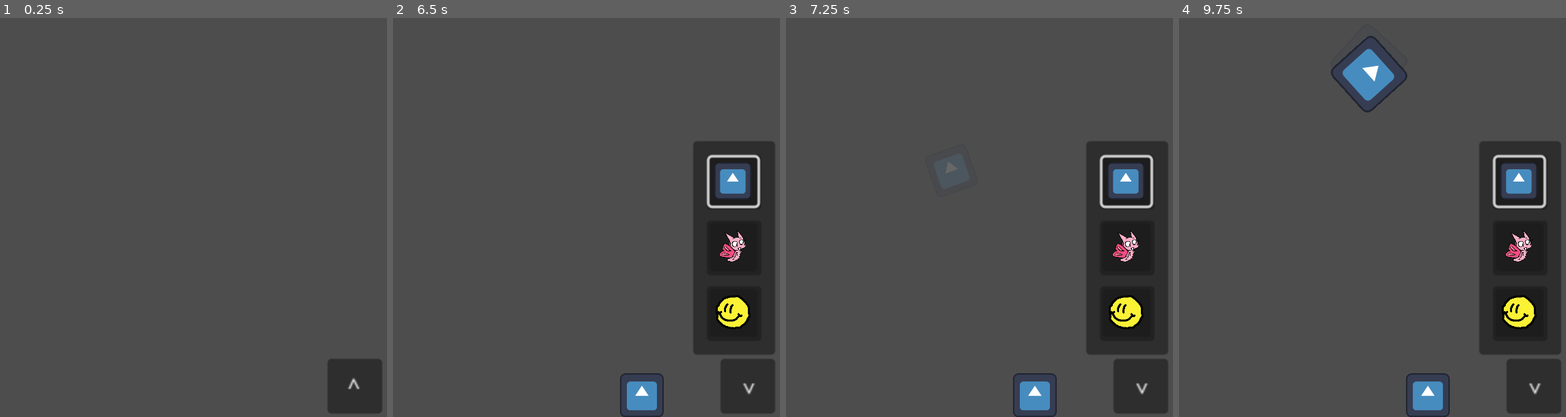
Above: before the commit, frames 1-4 (left to right).
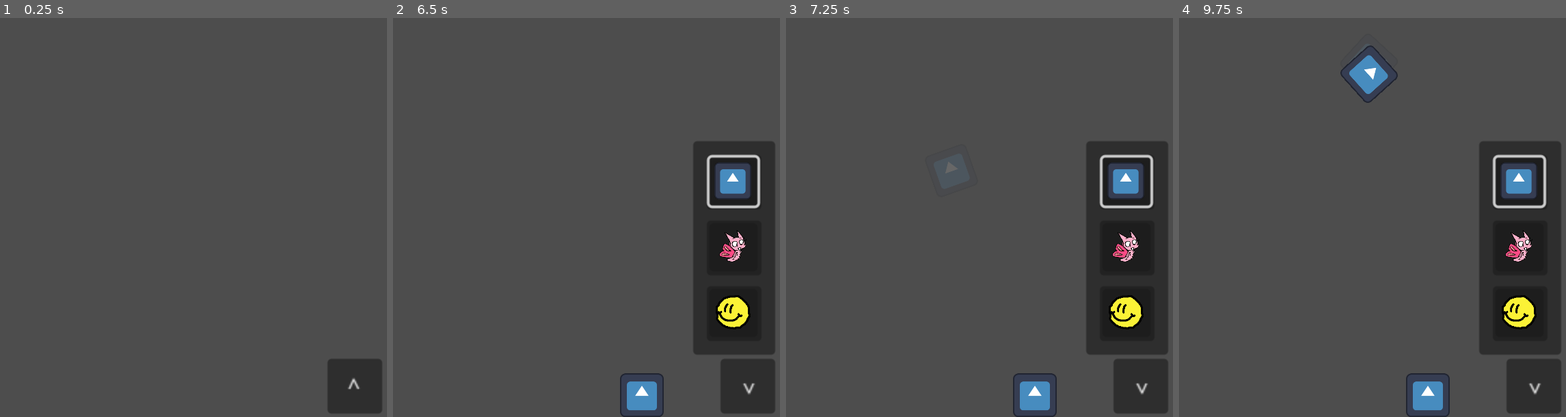
Above: after the commit, the same moments.

Repository: tsislilac/Desktop-Sandbox-Project---Godot-4.5
Game: Godot game, scene res://game/scenes/world.tscn
Same seed, same stepped clock (60 frames per second), same inputs: the game is played once before the commit and once after it. The engine's default icon, where the game draws it, is replaced by a stand-in: a white triangle on a blue panel in a dark square.
Inputs (mouse positions are in pixels of both pictures, inside the frame that each line leads up to):
- Up to frame 1 (0.25 s): no input
- Up to frame 2 (6.5 s): click "^" at 0.5 s; click (733, 181) at 1.27 s; tap Enter at 2, 4.25, 5.75 s; move the mouse to (640, 145) at 2.02 s; press the mouse at (640, 145) at 2.03 s; hold E (rotate right) 2.03-2.78 s; move the mouse to (640, 313) at 2.77 s; release the mouse at (640, 313) at 2.78 s; hold Q (rotate left) 2.78-3.53 s; right-click (640, 313) at 2.85 s; tap Space at 3.5, 5 s; move the mouse to (582, 61) at 3.52 s; hold Mouse wheel down (dec_size) 3.53-4.28 s; hold E (rotate right) 3.53-5.03 s; move the mouse to (509, 269) at 4.27 s; tap Mouse wheel up (inc_size) at 4.35 s; move the mouse to (683, 245) at 5.02 s; hold Shift (smooth move) 5.03-5.78 s; hold Q (rotate left) from 5.03 s (still down); move the mouse to (outside the picture) at 5.77 s; click (outside the picture) at 5.85 s
- Up to frame 3 (7.25 s): keep holding Q (rotate left); tap Space at 6.5 s; move the mouse to (952, 169) at 6.52 s; hold Right mouse button (Rclick) from 6.53 s (still down)
- Up to frame 4 (9.75 s): move the mouse to (1244, 45) at 7.27 s; release Q (rotate left) at 7.28 s; release Right mouse button (Rclick) at 7.28 s; hold E (rotate right) 7.28-9.53 s; tap Mouse wheel down (dec_size) at 7.35 s; move the mouse to (1426, 145) at 8.02 s; hold Mouse wheel up (inc_size) 8.03-8.78 s; move the mouse to (1221, 193) at 8.77 s; tap Shift (smooth move) at 8.85 s; move the mouse to (1368, 61) at 9.52 s; press the mouse at (1368, 61) at 9.53 s; hold Q (rotate left) from 9.53 s (still down)

Frames 1-3 are identical in both runs. In frame 4, 0.9% of the frame differs, in the area x 39-60%, y 4-24%.

Commit message:
small changes
-fixed a bug with the item_preview node not updating its h_flip value when selecting a new object from the menu
-modified global scaling factor

Diff:
--- a/game/scripts/global.gd
+++ b/game/scripts/global.gd
@@ -7,7 +7,7 @@
 
 @export var default_windowed_size: Vector2i = Vector2i(1080,1080)
 
-@export var default_scale: float = 0.25
+@export var default_scale: float = 0.5
 
 @export var default_texture: Texture2D = load("res://game/resources/sprites/300px-Debugempty.png")
 
--- a/game/scripts/scenes/item_preview.gd
+++ b/game/scripts/scenes/item_preview.gd
@@ -30,6 +30,7 @@
 				world._item_spawn(item_spawning_scene,position, Vector2(size*x_scale,size), rot)
 
 func _ready() -> void:
+	size_bounds *= Global.default_scale
 	_deactivate()
 	modulate.a = op
 
@@ -60,12 +61,14 @@
 	rot = 0.0
 	rotation = 0.0
 	h_flip = false
+	flip_h = false
 	texture=default_image
 
 func _activate(scene_obj: PackedScene):
 	rot = 0.0
 	rotation = 0.0
 	h_flip = false
+	flip_h = false
 	size= Global.default_scale
 	visible = true
 	item_spawning_scene = scene_obj
--- a/project.godot
+++ b/project.godot
@@ -102,3 +102,4 @@
 
 renderer/rendering_method="gl_compatibility"
 renderer/rendering_method.mobile="gl_compatibility"
+textures/vram_compression/import_etc2_astc=true
Not shown, added: export_presets.cfg
Not shown, added: exports/macos/macos-v1.zip
Not shown, added: exports/windows/windows-v1.0.zip
Not shown, added: exports/windows/windows-v1.0/windows-v1.console.exe
Not shown, added: exports/windows/windows-v1.0/windows-v1.exe
Not shown, added: exports/windows/windows-v1.0/windows-v1.pck
